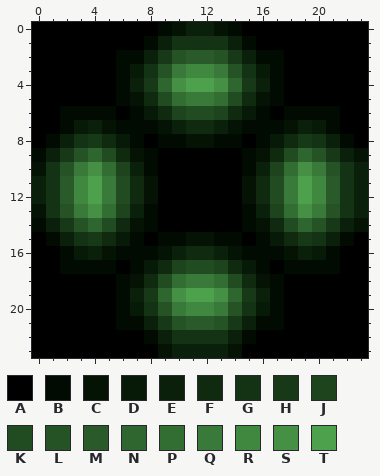
One commit to this pixel-art sprite: Assets/Sprites/Segments/GeneratorLight.png. The picture above is the old version.
The file is 24x24 pixels. Colours within 5 levels of each other are drawn and written as one.
Palette (. is transparent): A #000000  B #020b02  C #051305  D #071907  E #0a200a  F #0f2a0f  G #143214  H #173917  J #1d441d  K #214b21  L #255325  M #2a592a  N #2f662f  P #326d32  Q #397939  R #408740  S #459045  T #4da14d
Once edited:
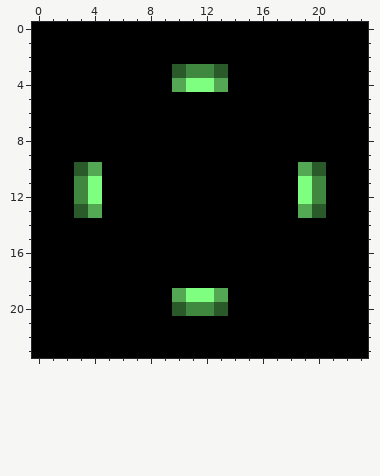
From the commit log: Even more light adjustments
Diff:
colour S: #459045 -> #54a854
colour T: #4da14d -> #7fff7f
y 0: x 9..14 BCEECB -> AAAAAA
y 1: x 8..15 BEGGGGEB -> AAAAAAAA
y 2: x 6..17 BBEHLMMLHEBB -> AAAAAAAAAAAA
y 3: x 6..10 BDGLQ -> AAAAM; x 13..17 QLGDB -> MAAAA
y 4: x 6..9 BEHN -> AAAA; x 14..17 NHEB -> AAAA
y 5: x 6..17 BCFKPQQPKFCB -> AAAAAAAAAAAA
y 6: x 2..5 BBBB -> AAAA; x 7..16 BDFJKKJFDB -> AAAAAAAAAA; x 18..21 BBBB -> AAAA
y 7: x 2..21 BDECBBBCEFFECBBBCEDB -> AAAAAAAAAAAAAAAAAAAA
y 8: x 1..7 BEGHFDB -> AAAAAAA; x 9..14 BBCCBB -> AAAAAA; x 16..22 BDFHGEB -> AAAAAAA
y 9: x 0..8 BEHLNKFCB -> AAAAAAAAA; x 15..23 BCFKNLHEC -> AAAAAAAAA
y 10: x 0..3 CGLQ -> AAAM; x 5..8 PJEB -> AAAA; x 15..18 BEJP -> AAAA; x 20..23 QLGE -> MAAA
y 11..12: x 0..2 EGM -> AAA; x 5..8 QKFC -> AAAA; x 15..18 CFKQ -> AAAA; x 21..23 MGE -> AAA
y 13: x 0..3 CGLQ -> AAAM; x 5..8 PJEB -> AAAA; x 15..18 BEJP -> AAAA; x 20..23 QLGE -> MAAA
y 14: x 0..8 BEHLNKFCB -> AAAAAAAAA; x 15..23 BCFKNLHEC -> AAAAAAAAA
y 15: x 1..7 BEGHFDB -> AAAAAAA; x 9..14 BBCCBB -> AAAAAA; x 16..22 BDFHGEB -> AAAAAAA
y 16: x 2..21 BDECBBBCEFFECBBBCEDB -> AAAAAAAAAAAAAAAAAAAA
y 17: x 2..5 BBBB -> AAAA; x 7..16 BDFJKKJFDB -> AAAAAAAAAA; x 18..21 BBBB -> AAAA
y 18: x 6..17 BCFKPQQPKFCB -> AAAAAAAAAAAA
y 19: x 6..9 BEHN -> AAAA; x 14..17 NHEB -> AAAA
y 20: x 6..10 BDGLQ -> AAAAM; x 13..17 QLGDB -> MAAAA
y 21: x 6..17 BBEHLMMLHEBB -> AAAAAAAAAAAA
y 22: x 8..15 BEGGGGEB -> AAAAAAAA
y 23: x 9..14 CEEEEC -> AAAAAA
Pixel boxes of the changes (left, top, right, bottom) in both pictures:
changed: (32, 22, 368, 358)
